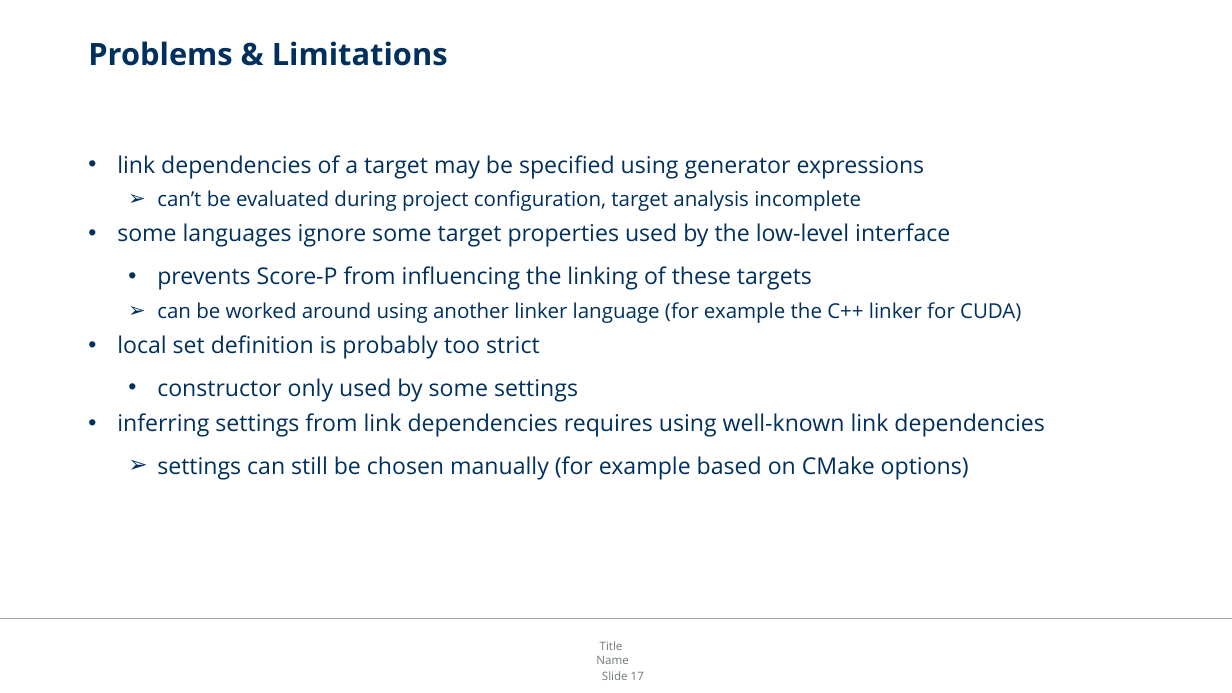
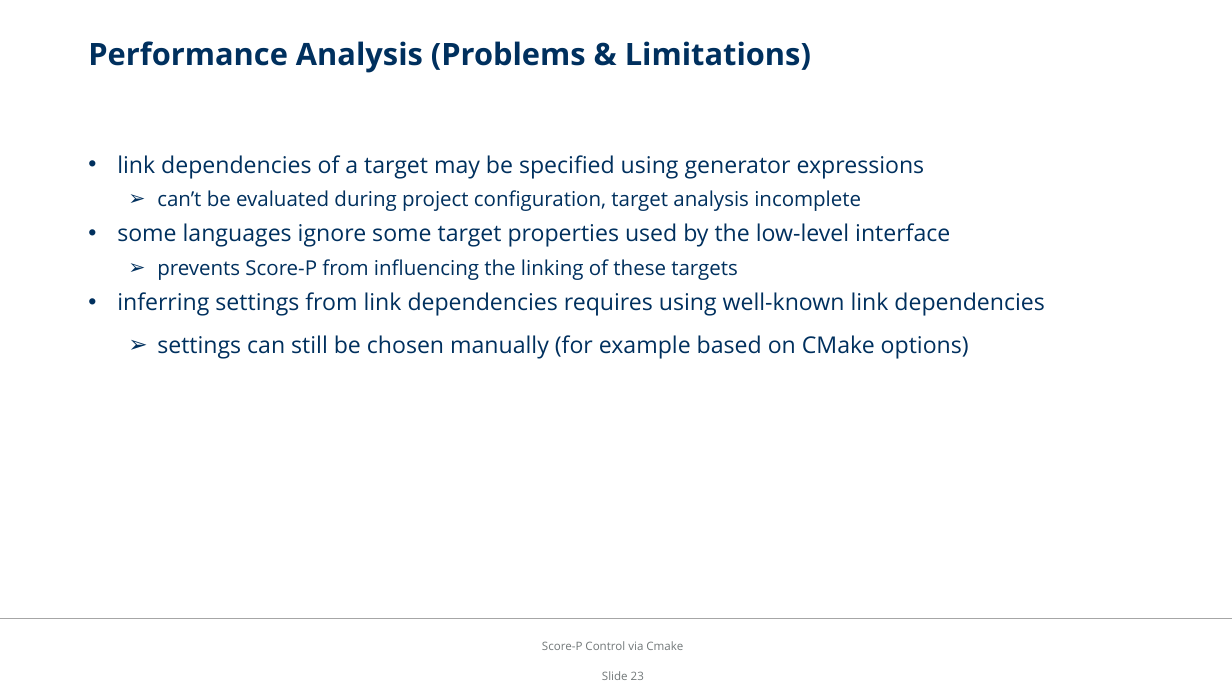
Before and after one commit to Deric-W/FindScoreP, a slide deck: slide 23 of paper/presentation.pptx (slide 17 before the commit). Drawn at 1232x693 pixels with LibreOffice and Linux fonts; fonts in the diff are those of the drawing; background and template pictures are left out. Boxes give left, top, right and bottom in pixels: in the first picture for what was removed or moved away, otherwise in the second. Text is boxed around its words. In the diff, an @@ line names an element or a change of style, - is before the commit and + after.

```diff
--- a/paper/presentation.pptx
+++ b/paper/presentation.pptx
@@ title at bbox=[88, 41, 811, 73]: text changed @@
-Problems & Limitations
+Performance Analysis (Problems & Limitations)
@@ text at bbox=[157, 259, 738, 280]: size 18 to 16 pt in "prevents Score-P from influencing the linking of ..."; bullet • to ➢; list level 2 to 3 in "prevents Score-P from influencing the ..."; line spacing 1.4 to 1.2 @@
@@ text at bbox=[117, 302, 1021, 401]: paragraphs removed @@
-    ➢ can be worked around using another linker language (for example the C++ linker for CUDA)
-• local set definition is probably too strict
-  • constructor only used by some settings
@@ text added at bbox=[542, 641, 683, 650], 9 pt, text #727879 @@
+Score-P Control via Cmake
@@ text removed at bbox=[596, 641, 628, 664] @@
-Title
-Name
@@ page number at bbox=[602, 671, 644, 680]: text changed @@
-Slide 17
+Slide 23
```
Also in this commit, not shown: 21 other slides changed, 4 slides added, 1 slide removed, 6 other files.
